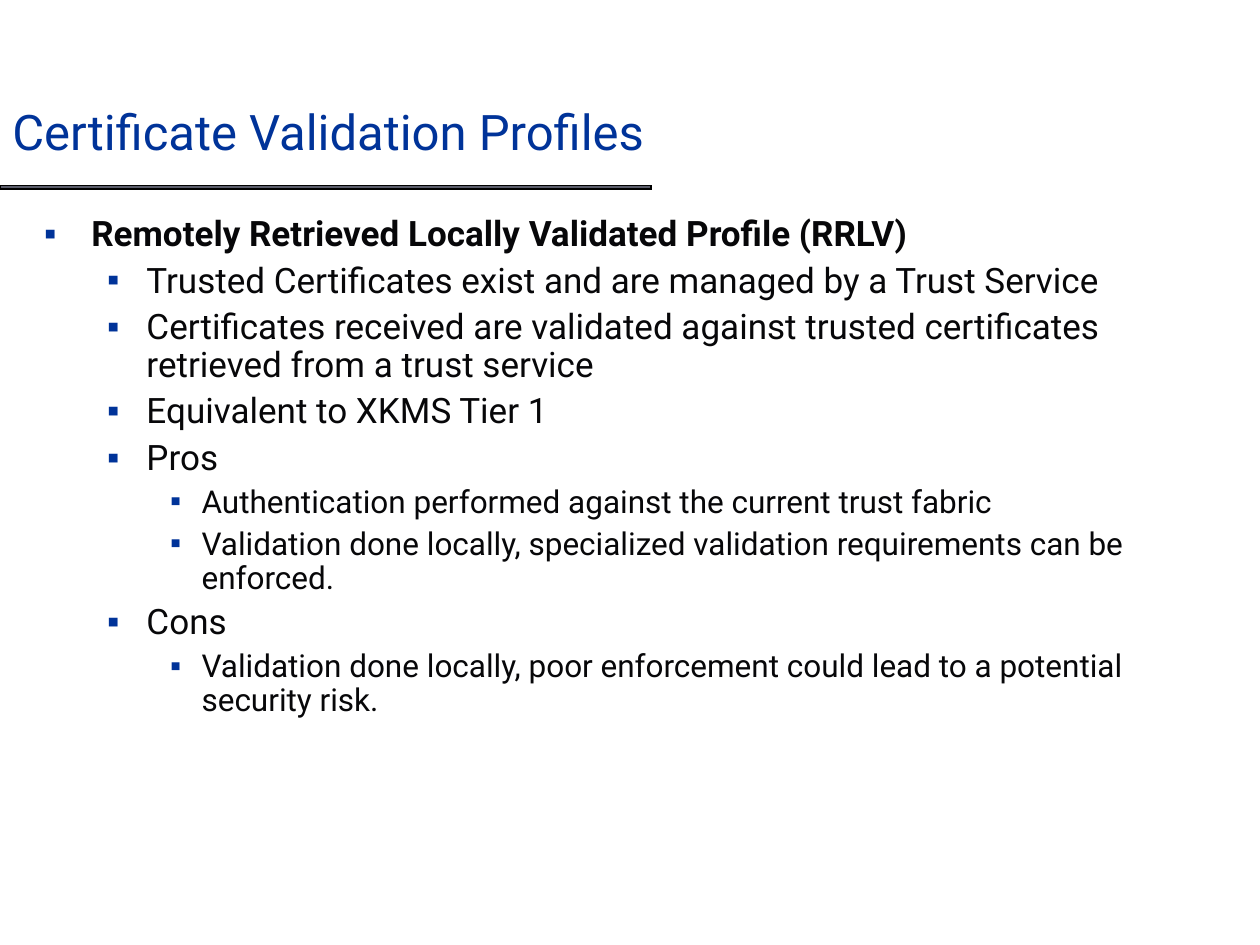
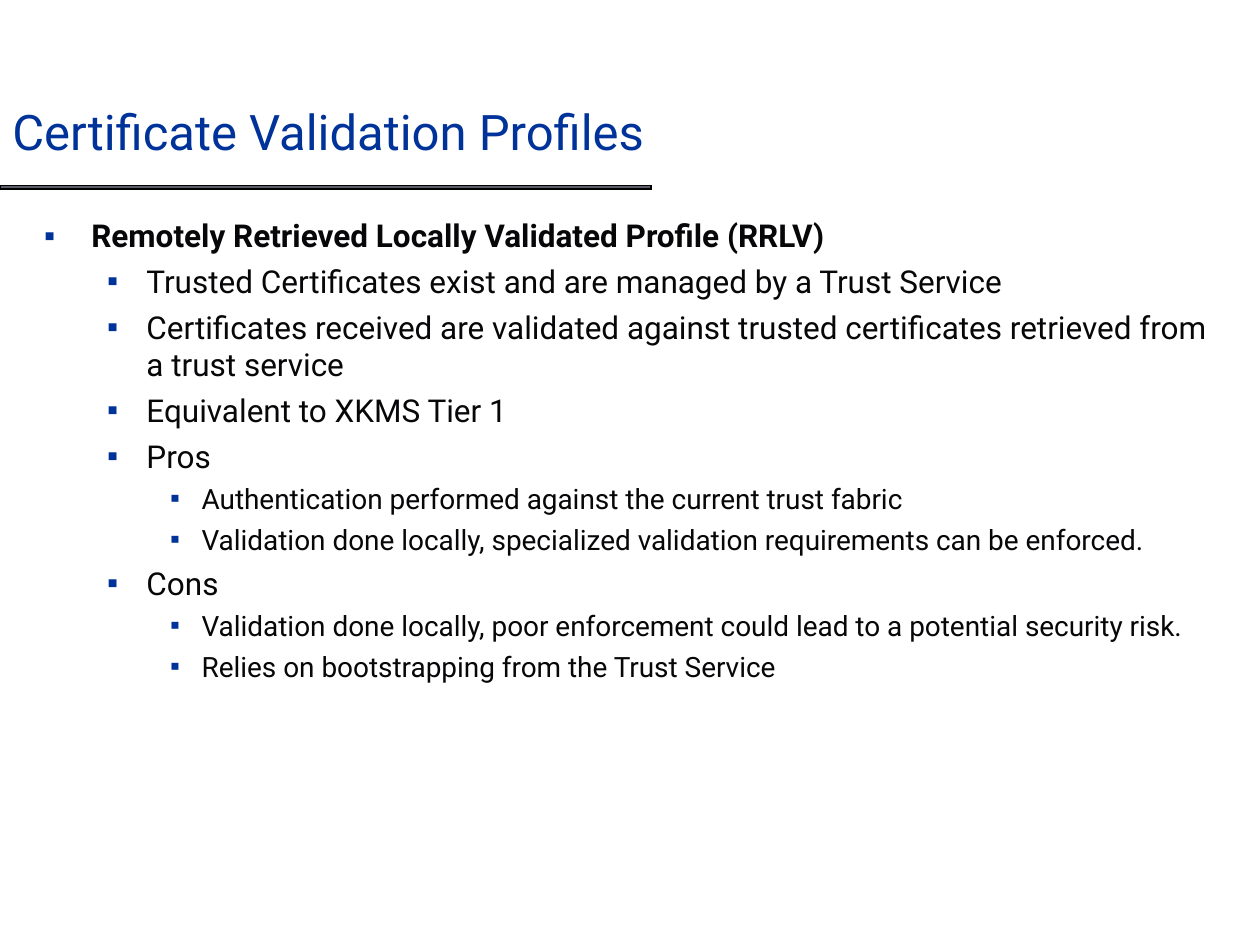
Before and after one commit to NCIP/cagrid-docs, a slide deck: slide 5 of presentations/trust/trust-service-design.ppt. Drawn at 1260x945 pixels with LibreOffice and Linux fonts; fonts in the diff are those of the drawing; background and template pictures are left out. Boxes give left, top, right and bottom in pixels: in the first picture for what was removed or moved away, otherwise in the second. Text is boxed around its words. In the diff, an @@ line names an element or a change of style, - is before the commit and + after.

```diff
--- a/presentations/trust/trust-service-design.ppt
+++ b/presentations/trust/trust-service-design.ppt
@@ text at [91,222,1206,642]: size 20 to 18 pt in "Remotely Retrieved Locally Validated Profile (RRLV)", "Trusted Certificates exist and are managed by ...", "Certificates received are validated against trusted certific ...", "Equivalent to XKMS Tier 1" and 2 more places; size 18 to 16 pt in "Authentication performed against the current trust fabric", "Validation done locally, specialized validation requirements ...", "Validation done locally, poor enforcement could lead ..."; line spacing 0.9 to 1 @@
@@ text at [202,655,776,683]: paragraph added @@
+    ▪ Relies on bootstrapping from the Trust Service
```
Also in this commit, not shown: 1 other slide changed.
